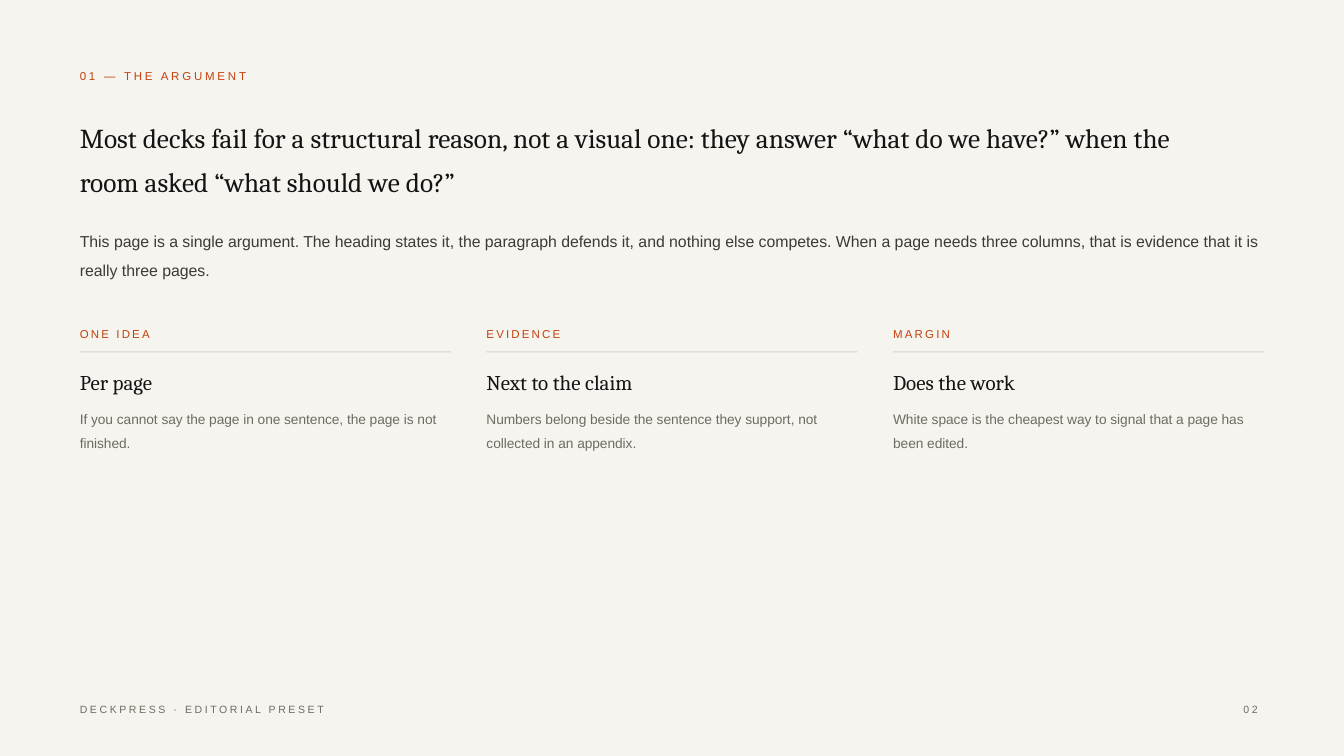
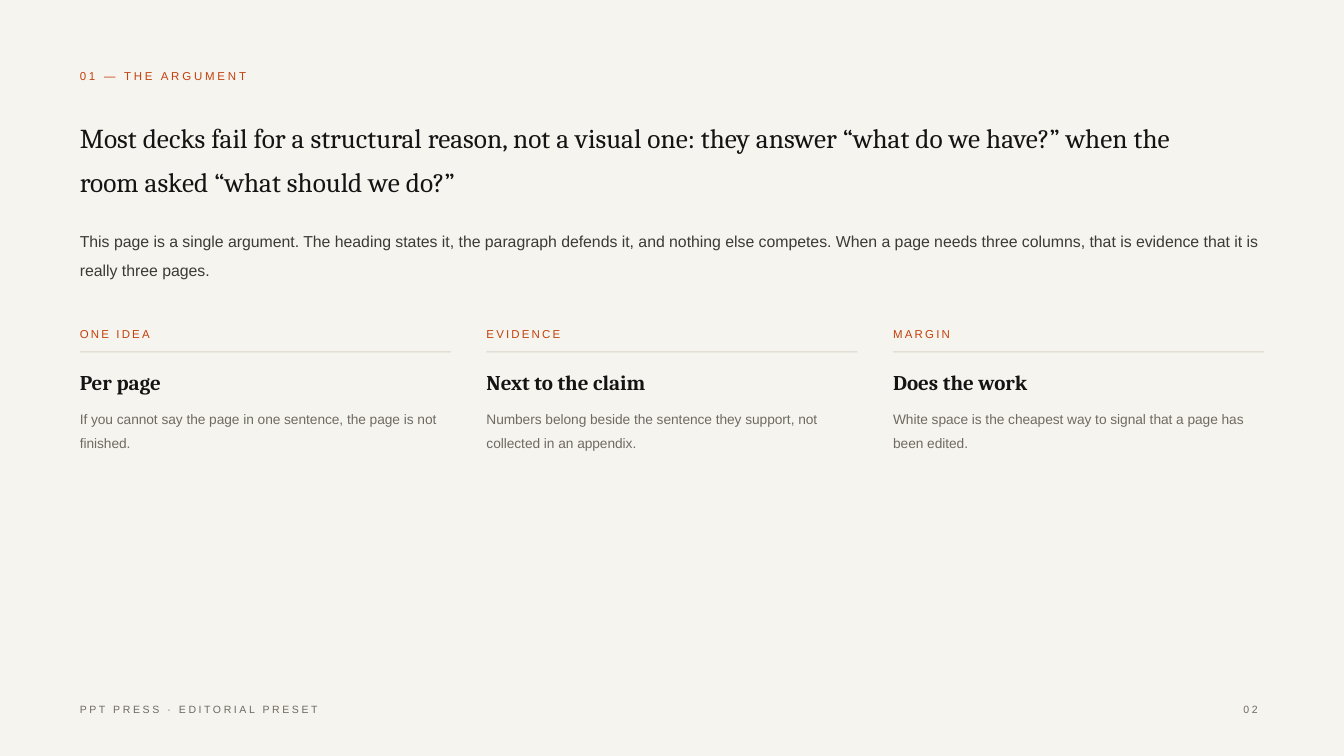
Before and after one commit to CrAckerDrv/pptpress, a slide deck: slide 2 of examples/editorial-keynote.pptx. Drawn at 1344x756 pixels with LibreOffice and Linux fonts; fonts in the diff are those of the drawing. Boxes give left, top, right and bottom in pixels: in the first picture for what was removed or moved away, otherwise in the second. Text is boxed around its words. In the diff, an @@ line names an element or a change of style, - is before the commit and + after.

```diff
--- a/examples/editorial-keynote.pptx
+++ b/examples/editorial-keynote.pptx
@@ bold on in 3 elements at (80, 376, 161, 395), (486, 375, 645, 390), (893, 375, 1027, 390) @@
@@ text at (80, 705, 318, 713): text changed @@
-DECKPRESS · EDITORIAL PRESET
+PPT PRESS · EDITORIAL PRESET
```
Also in this commit, not shown: 3 other slides changed, 44 other files.
